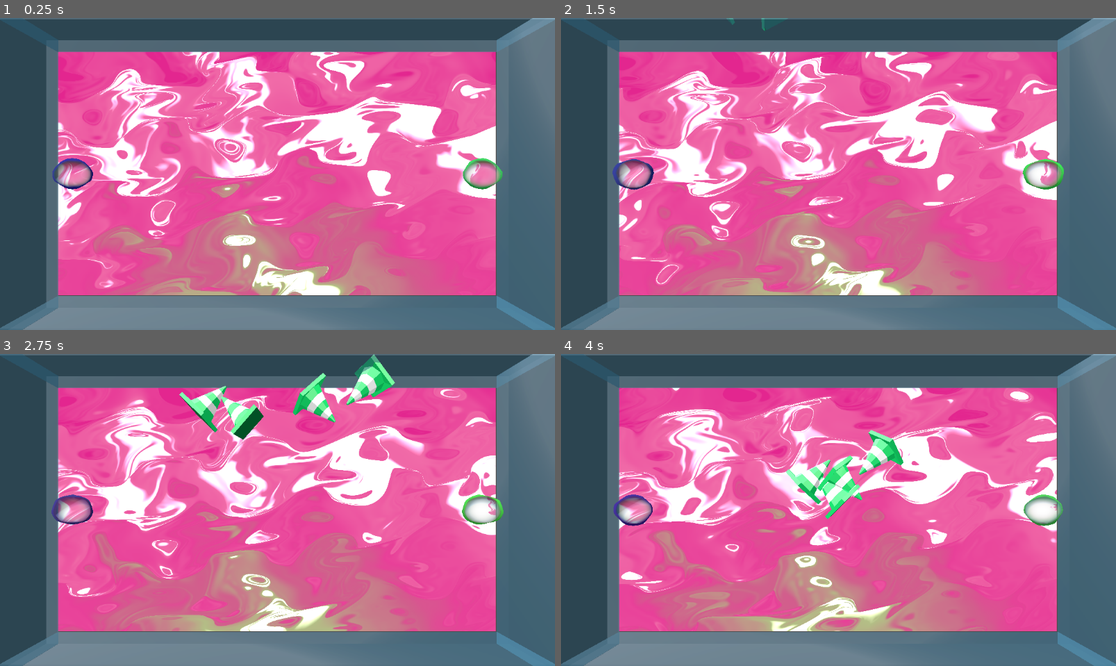
Above: before the commit, frames 1-4 (two rows, left to right).
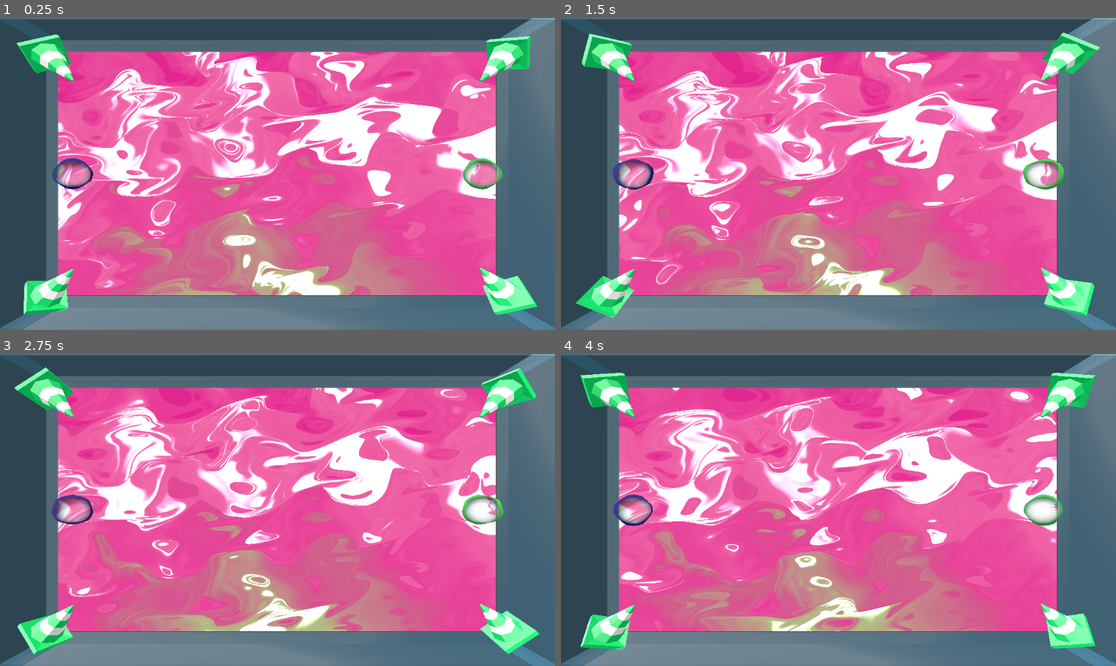
Above: after the commit, the same moments.

Repository: Ultimo-Momento-Responsable/GGJ2025
Game: Godot game, scene res://scenes/viewport.tscn
The game is run twice, just before and just after one commit, with the same random seed, the same clock (stepped at 60 frames per second) and the same inputs.
Inputs:
- Up to frame 1 (0.25 s): no input
- Up to frame 2 (1.5 s): no input
- Up to frame 3 (2.75 s): no input
- Up to frame 4 (4 s): no input

The runs differ from the first frame. In frame 1, 3.6% of the frame differs, in the area x 2-97%, y 5-96%; in frame 2, 3.6%; in frame 3, 5.8%, in the area x 2-98%, y 0-97%; in frame 4, 5.2%.

Commit message:
hazzard director

Diff:
--- a/scenes/arena_base.tscn
+++ b/scenes/arena_base.tscn
@@ -1,14 +1,18 @@
-[gd_scene load_steps=12 format=3 uid="uid://b0ka3t3j4dwb1"]
+[gd_scene load_steps=16 format=3 uid="uid://b0ka3t3j4dwb1"]
 
 [ext_resource type="PackedScene" uid="uid://d1d5ot126tfxq" path="res://scenes/game_objects/bubble.tscn" id="2_8abf3"]
-[ext_resource type="PackedScene" uid="uid://dcu0rc4y25hrj" path="res://scenes/game_objects/sword.tscn" id="2_l5i0h"]
+[ext_resource type="PackedScene" uid="uid://chwvqg0ld6qj0" path="res://scenes/game_objects/sword.tscn" id="2_l5i0h"]
 [ext_resource type="PackedScene" uid="uid://btutgdslx4cfa" path="res://scenes/game_objects/limits.tscn" id="2_r4jfj"]
 [ext_resource type="Script" path="res://scripts/boosters.gd" id="3_fbx7w"]
 [ext_resource type="PackedScene" uid="uid://cndcrfwk8px4f" path="res://scenes/game_objects/bubbleBoost.tscn" id="3_t5qi0"]
+[ext_resource type="Script" path="res://scripts/hazzard_director.gd" id="6_r8epd"]
 [ext_resource type="Script" path="res://scripts/swords.gd" id="6_vqiep"]
 [ext_resource type="Script" path="res://scripts/weights.gd" id="7_46lpy"]
-[ext_resource type="PackedScene" path="res://scenes/game_objects/cone.tscn" id="7_d5m40"]
+[ext_resource type="PackedScene" uid="uid://bwbrq0sroeebg" path="res://scenes/game_objects/cone.tscn" id="7_d5m40"]
+[ext_resource type="Script" path="res://scripts/spikes.gd" id="7_gppu4"]
 [ext_resource type="PackedScene" uid="uid://dlq4cok71iv22" path="res://scenes/game_objects/weight.tscn" id="8_jmowg"]
+[ext_resource type="PackedScene" uid="uid://5ida03lnlclj" path="res://scenes/game_objects/spike_ball.tscn" id="9_7gl0k"]
+[ext_resource type="Script" path="res://scripts/cones.gd" id="12_pbg3b"]
 
 [sub_resource type="Environment" id="Environment_vhovg"]
 background_color = Color(1, 1, 1, 1)
@@ -56,25 +60,44 @@
 
 [node name="Player2" parent="WorldEnvironment" instance=ExtResource("2_8abf3")]
 transform = Transform3D(2, 0, 0, 0, 2, 0, 0, 0, 2, 15, 0, 0)
+collision_mask = 5
 player = "2"
 
-[node name="Swords" type="Node3D" parent="WorldEnvironment" groups=["hazards"]]
+[node name="Hazzards" type="Node" parent="WorldEnvironment"]
+
+[node name="HazzardDirector" type="Node" parent="WorldEnvironment/Hazzards"]
+script = ExtResource("6_r8epd")
+
+[node name="Swords" type="Node3D" parent="WorldEnvironment/Hazzards/HazzardDirector"]
 script = ExtResource("6_vqiep")
 booster = ExtResource("2_l5i0h")
-spawn_interval = 12
 
-[node name="ConeUL" parent="WorldEnvironment" instance=ExtResource("7_d5m40")]
+[node name="Spikes" type="Node3D" parent="WorldEnvironment/Hazzards/HazzardDirector"]
+script = ExtResource("7_gppu4")
+booster = ExtResource("9_7gl0k")
+
+[node name="Weights" type="Node3D" parent="WorldEnvironment/Hazzards/HazzardDirector"]
+script = ExtResource("7_46lpy")
+hazzard = ExtResource("8_jmowg")
+
+[node name="Cones" type="Node3D" parent="WorldEnvironment/Hazzards/HazzardDirector"]
+script = ExtResource("12_pbg3b")
+cone = ExtResource("7_d5m40")
+
+[node name="Static Cones" type="Node" parent="WorldEnvironment/Hazzards"]
+
+[node name="ConeUL" parent="WorldEnvironment/Hazzards/Static Cones" instance=ExtResource("7_d5m40")]
 transform = Transform3D(-0.707107, 0.707107, 0, -0.707107, -0.707107, 0, 0, 0, 1, -15.9386, 7.79309, 0)
+is_moving = false
 
-[node name="ConeUR" parent="WorldEnvironment" instance=ExtResource("7_d5m40")]
+[node name="ConeUR" parent="WorldEnvironment/Hazzards/Static Cones" instance=ExtResource("7_d5m40")]
 transform = Transform3D(-0.707107, -0.707107, 0, 0.707107, -0.707107, 0, 0, 0, 1, 15.865, 7.79309, 0)
+is_moving = false
 
-[node name="ConeDR" parent="WorldEnvironment" instance=ExtResource("7_d5m40")]
+[node name="ConeDR" parent="WorldEnvironment/Hazzards/Static Cones" instance=ExtResource("7_d5m40")]
 transform = Transform3D(0.707107, -0.707107, 0, 0.707107, 0.707107, 0, 0, 0, 1, 15.865, -7.89736, 0)
+is_moving = false
 
-[node name="ConeDL" parent="WorldEnvironment" instance=ExtResource("7_d5m40")]
+[node name="ConeDL" parent="WorldEnvironment/Hazzards/Static Cones" instance=ExtResource("7_d5m40")]
 transform = Transform3D(0.707107, 0.707107, 0, -0.707107, 0.707107, 0, 0, 0, 1, -15.9386, -7.96325, 0)
-
-[node name="Weights" type="Node3D" parent="WorldEnvironment"]
-script = ExtResource("7_46lpy")
-booster = ExtResource("8_jmowg")
+is_moving = false
--- a/scenes/game_objects/limits.tscn
+++ b/scenes/game_objects/limits.tscn
@@ -29,7 +29,7 @@
 
 [node name="Limits" type="Node"]
 
-[node name="StaticBody3D" type="StaticBody3D" parent="."]
+[node name="StaticBody3D" type="StaticBody3D" parent="." groups=["boundaries"]]
 transform = Transform3D(1, 0, 0, 0, 1, 0, 0, 0, 1, -18.5, 0, 0)
 physics_material_override = SubResource("PhysicsMaterial_1dxn7")
 
@@ -44,7 +44,7 @@
 [node name="boundaryGlass" parent="StaticBody3D" instance=ExtResource("1_rxvlb")]
 transform = Transform3D(0.5, 0, 0, 0, 11, 0, 0, 0, 2, 0, -11, 0)
 
-[node name="StaticBody3D2" type="StaticBody3D" parent="."]
+[node name="StaticBody3D2" type="StaticBody3D" parent="." groups=["boundaries"]]
 transform = Transform3D(1, 0, 0, 0, 1, 0, 0, 0, 1, 18.5, 0, 0)
 physics_material_override = SubResource("PhysicsMaterial_1dxn7")
 
@@ -59,7 +59,7 @@
 [node name="boundaryGlass" parent="StaticBody3D2" instance=ExtResource("1_rxvlb")]
 transform = Transform3D(0.5, 0, 0, 0, 11, 0, 0, 0, 2, 0, -11, 0)
 
-[node name="StaticBody3D3" type="StaticBody3D" parent="."]
+[node name="StaticBody3D3" type="StaticBody3D" parent="." groups=["boundaries"]]
 transform = Transform3D(1, 0, 0, 0, 1, 0, 0, 0, 1, 0, -10.5, 0)
 
 [node name="CollisionShape3D" type="CollisionShape3D" parent="StaticBody3D3"]
@@ -73,7 +73,7 @@
 [node name="boundaryGlass" parent="StaticBody3D3" instance=ExtResource("1_rxvlb")]
 transform = Transform3D(18, 0, 0, 0, 0.5, 0, 0, 0, 2, 0, -0.5, 0)
 
-[node name="StaticBody3D4" type="StaticBody3D" parent="."]
+[node name="StaticBody3D4" type="StaticBody3D" parent="." groups=["boundaries"]]
 transform = Transform3D(1, 0, 0, 0, 1, 0, 0, 0, 1, 0, 10.5, 0)
 
 [node name="CollisionShape3D" type="CollisionShape3D" parent="StaticBody3D4"]
@@ -87,7 +87,7 @@
 [node name="boundaryGlass" parent="StaticBody3D4" instance=ExtResource("1_rxvlb")]
 transform = Transform3D(18, 0, 0, 0, 0.5, 0, 0, 0, 2, 0, -0.5, 0)
 
-[node name="StaticBody3D5" type="StaticBody3D" parent="."]
+[node name="StaticBody3D5" type="StaticBody3D" parent="." groups=["boundaries"]]
 transform = Transform3D(1, 0, 0, 0, 1, 0, 0, 0, 1, -17, 9, 0)
 physics_material_override = SubResource("PhysicsMaterial_7svh6")
 
@@ -95,7 +95,7 @@
 transform = Transform3D(2, 0, 0, 0, 2, 0, 0, 0, 2, 0, 0, 0)
 shape = SubResource("BoxShape3D_f067w")
 
-[node name="StaticBody3D7" type="StaticBody3D" parent="."]
+[node name="StaticBody3D7" type="StaticBody3D" parent="." groups=["boundaries"]]
 transform = Transform3D(1, 0, 0, 0, 1, 0, 0, 0, 1, -17, -9, 0)
 physics_material_override = SubResource("PhysicsMaterial_7svh6")
 
@@ -103,7 +103,7 @@
 transform = Transform3D(2, 0, 0, 0, 2, 0, 0, 0, 2, 0, 0, 0)
 shape = SubResource("BoxShape3D_f067w")
 
-[node name="StaticBody3D6" type="StaticBody3D" parent="."]
+[node name="StaticBody3D6" type="StaticBody3D" parent="." groups=["boundaries"]]
 transform = Transform3D(1, 0, 0, 0, 1, 0, 0, 0, 1, 17, -9, 0)
 physics_material_override = SubResource("PhysicsMaterial_7svh6")
 
@@ -111,7 +111,7 @@
 transform = Transform3D(2, 0, 0, 0, 2, 0, 0, 0, 2, 0, 0, 0)
 shape = SubResource("BoxShape3D_f067w")
 
-[node name="StaticBody3D8" type="StaticBody3D" parent="."]
+[node name="StaticBody3D8" type="StaticBody3D" parent="." groups=["boundaries"]]
 transform = Transform3D(1, 0, 0, 0, 1, 0, 0, 0, 1, 17, 9, 0)
 physics_material_override = SubResource("PhysicsMaterial_7svh6")
 
--- a/scripts/bubble.gd
+++ b/scripts/bubble.gd
@@ -22,8 +22,6 @@
 		my_material.set_shader_parameter("outline_color", Vector4( 0.192, 0.166, 0.69, 1.0 ))
 	if name == "Player2":
 		my_material.set_shader_parameter("outline_color", Vector4( 0.25, 1.0, 0.35, 1.0 ))
-	if name == "bubble_booster":
-		my_material.set_shader_parameter("outline_color", Vector4( 1.0, 1.0, 1.0, 1.0 ))
 
 func _physics_process(delta: float) -> void:
 	_custom_physics(delta)
@@ -55,18 +53,18 @@
 			var collider = collision.get_collider()
 			var collision_normal = collision.get_normal()
 
-			if collider and collider is Bubble:
+			if collider and collider.is_in_group("hazards"):
+				_pop_bubble()
+			elif collider and collider is Bubble:
 				_handle_bubble_collision(collider as Bubble, collision_normal)
-			elif collider and collider.is_in_group("hazards"):
-				_pop_bubble()
+			elif collider and collider.is_in_group("boundaries"):
+				_bounce(collision_normal)
 			elif collider and collider.is_in_group("boosters"):
 				collider.queue_free()
 				boosters += 1
 				scale += Vector3(extra_size, extra_size, extra_size)
 				if max_speed > 8:
 					max_speed -= 2
-			else:
-				_bounce(collision_normal)
 
 func _handle_bubble_collision(other_bubble: Bubble, collision_normal: Vector3) -> void:
 	# Simular física de bolas de billar
--- a/scripts/bubble_boost.gd
+++ b/scripts/bubble_boost.gd
@@ -25,12 +25,13 @@
 		for i in range(get_slide_collision_count()):
 			var collision = get_slide_collision(i)
 			var collider = collision.get_collider()
-			var normal = collision.get_normal()  # Obtén la normal de la colisión
-			velocity = velocity.bounce(normal)
-			direction = normal
 
 			if collider and collider.is_in_group("hazards"):
 				queue_free()
+			else:
+				var normal = collision.get_normal()  # Obtén la normal de la colisión
+				velocity = velocity.bounce(normal)
+				direction = normal
 
 # Función auxiliar para generar un número aleatorio en un rango
 func randf_range(min, max):
--- a/scripts/cones.gd
+++ b/scripts/cones.gd
@@ -1,21 +1,12 @@
 extends Node3D
 
 @export var cone: PackedScene
-@export var spawn_interval = 5  # Tiempo entre instancias en segundos
 var move_speed = 5.0 # Speed at which the cones move
 var edge_distance = 20.0 # Distance from the edge to stop the cone
 var x_edge_offset: float = 20
 var y_edge_offset: float = 20
 var x_edge: float = 16
 var y_edge: float = 8
-var spawn_timer = 0.0
-
-func _process(delta):
-	spawn_timer += delta
-	if spawn_timer >= spawn_interval:
-		spawn_timer = 0.0
-		spawn_object()
-
 
 func spawn_object():
 	var facing_position: Vector3
--- /dev/null
+++ b/scripts/hazzard_director.gd
@@ -0,0 +1,15 @@
+extends Node
+
+@export var spawn_interval = 5  # Tiempo entre instancias en segundos
+
+var spawn_timer = 0.0
+
+func _process(delta):
+	spawn_timer += delta
+	if spawn_timer >= spawn_interval:
+		var hazzards = get_children()
+		var index = randi_range(0, hazzards.size() - 1)
+		var instance = hazzards[index]  # Instanciamos el script
+		if instance.has_method("spawn_object"):
+			instance.spawn_object()
+		spawn_timer = 0.0
--- a/scripts/spikes.gd
+++ b/scripts/spikes.gd
@@ -2,15 +2,6 @@
 
 # Carga la escena del objeto que quieres instanciar
 @export var booster: PackedScene
-@export var spawn_interval = 2.5  # Tiempo entre instancias en segundos
-
-var spawn_timer = 0.0
-
-func _process(delta):
-	spawn_timer += delta
-	if spawn_timer >= spawn_interval:
-		spawn_timer = 0.0
-		spawn_object()
 
 func spawn_object():
 	var new_object = booster.instantiate()
--- a/scripts/swords.gd
+++ b/scripts/swords.gd
@@ -2,15 +2,6 @@
 
 # Carga la escena del objeto que quieres instanciar
 @export var booster: PackedScene
-@export var spawn_interval = 5  # Tiempo entre instancias en segundos
-
-var spawn_timer = 0.0
-
-func _process(delta):
-	spawn_timer += delta
-	if spawn_timer >= spawn_interval:
-		spawn_timer = 0.0
-		spawn_object()
 
 func spawn_object():
 	var new_object = booster.instantiate()
--- a/scripts/weights.gd
+++ b/scripts/weights.gd
@@ -1,18 +1,9 @@
 extends Node3D
 
 # Carga la escena del objeto que quieres instanciar
-@export var booster: PackedScene
-@export var spawn_interval = 10  # Tiempo entre instancias en segundos
-
-var spawn_timer = 0.0
-
-func _process(delta):
-	spawn_timer += delta
-	if spawn_timer >= spawn_interval:
-		spawn_timer = 0.0
-		spawn_object()
+@export var hazzard: PackedScene
 
 func spawn_object():
-	var new_object = booster.instantiate()
+	var new_object = hazzard.instantiate()
 	add_child(new_object)
 	new_object.global_transform.origin = Vector3(randf_range(-12, 12), 8.0, 0)
Not shown: 1 places in scenes/game_objects/bubbleBoost.tscn that only renumber resources
Not shown: 1 places in scenes/game_objects/cone.tscn that only renumber resources
Not shown: 1 places in scenes/game_objects/limits.tscn that only renumber resources
Not shown: 1 places in scenes/game_objects/spike_ball.tscn that only renumber resources
Not shown: 1 places in scenes/game_objects/sword.tscn that only renumber resources
